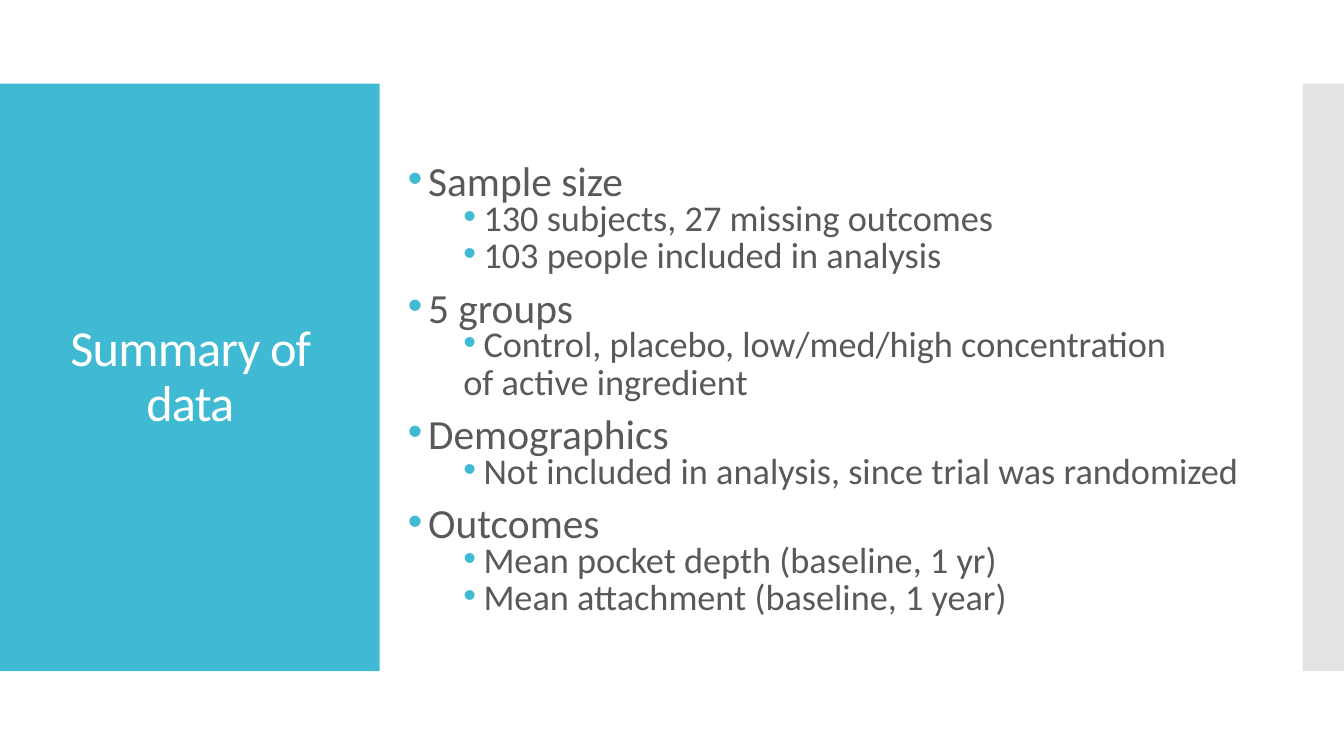
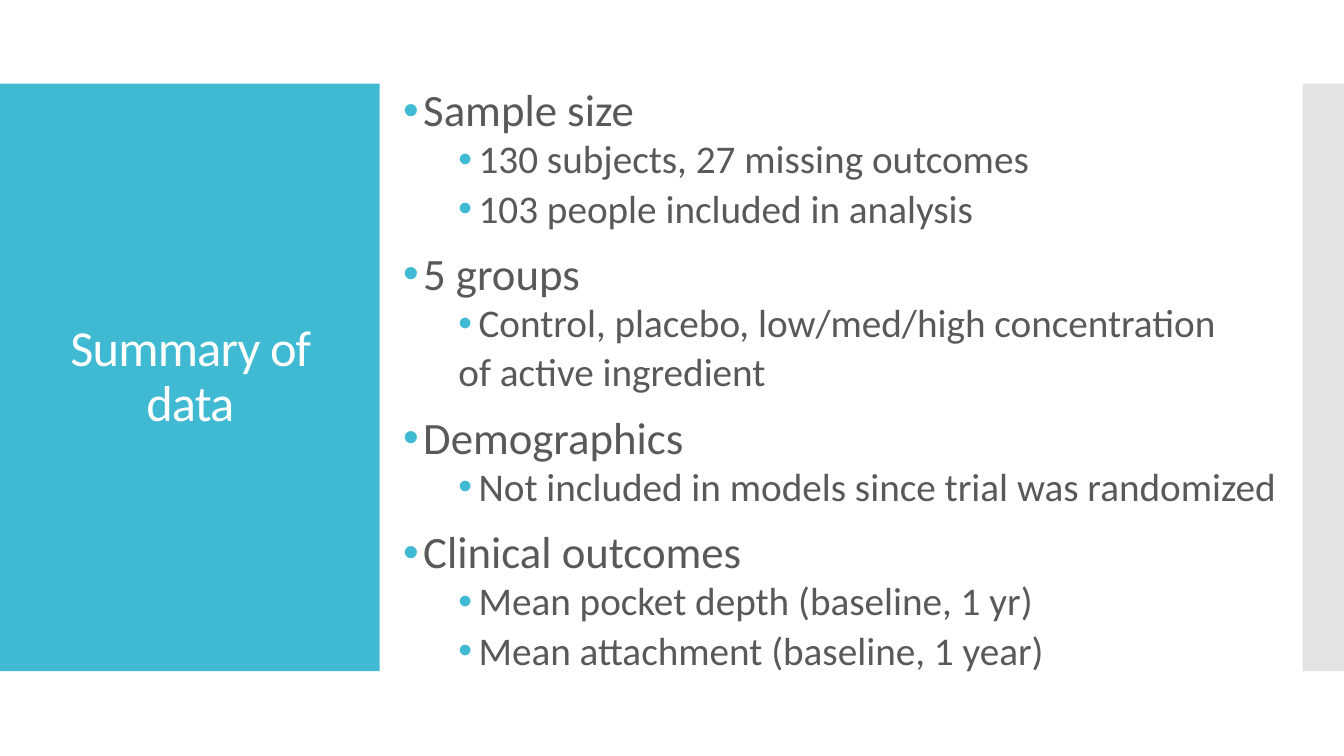
Before and after one commit to johnsra3/bios6623-johnsra3, a slide deck: slide 3 of Project0/Reports/Project 0 Presentation.pptx. Drawn at 1344x756 pixels with LibreOffice and Linux fonts; fonts in the diff are those of the drawing. Boxes give left, top, right and bottom in pixels: in the first picture for what was removed or moved away, otherwise in the second. Text is boxed around its words. In the diff, an @@ line names an element or a change of style, - is before the commit and + after.

```diff
--- a/Project0/Reports/Project 0 Presentation.pptx
+++ b/Project0/Reports/Project 0 Presentation.pptx
@@ text "Sample size": place and size @@
-text "Sample size" at (428, 167, 1238, 616)
+text "Sample size" at (423, 95, 1275, 672)
@@ text at (423, 95, 1215, 672): size 29.6 to 32 pt in "Sample size", "5 groups", "Demographics"; size 25.9 to 28 pt in "130 subjects, 27 missing outcomes", "103 people included in analysis", "Control, placebo, low/med/high concentration", "of active ingredient" and 2 more places; line spacing 0.7 to 0.9 @@
@@ text at (423, 474, 1275, 569): text changed; size 25.9 to 28 pt @@
-  • Not included in analysis, since trial was randomized
-• Outcomes
+  • Not included in models since trial was randomized
+• Clinical outcomes
```
Also in this commit, not shown: 4 other slides changed, 1 other file.
